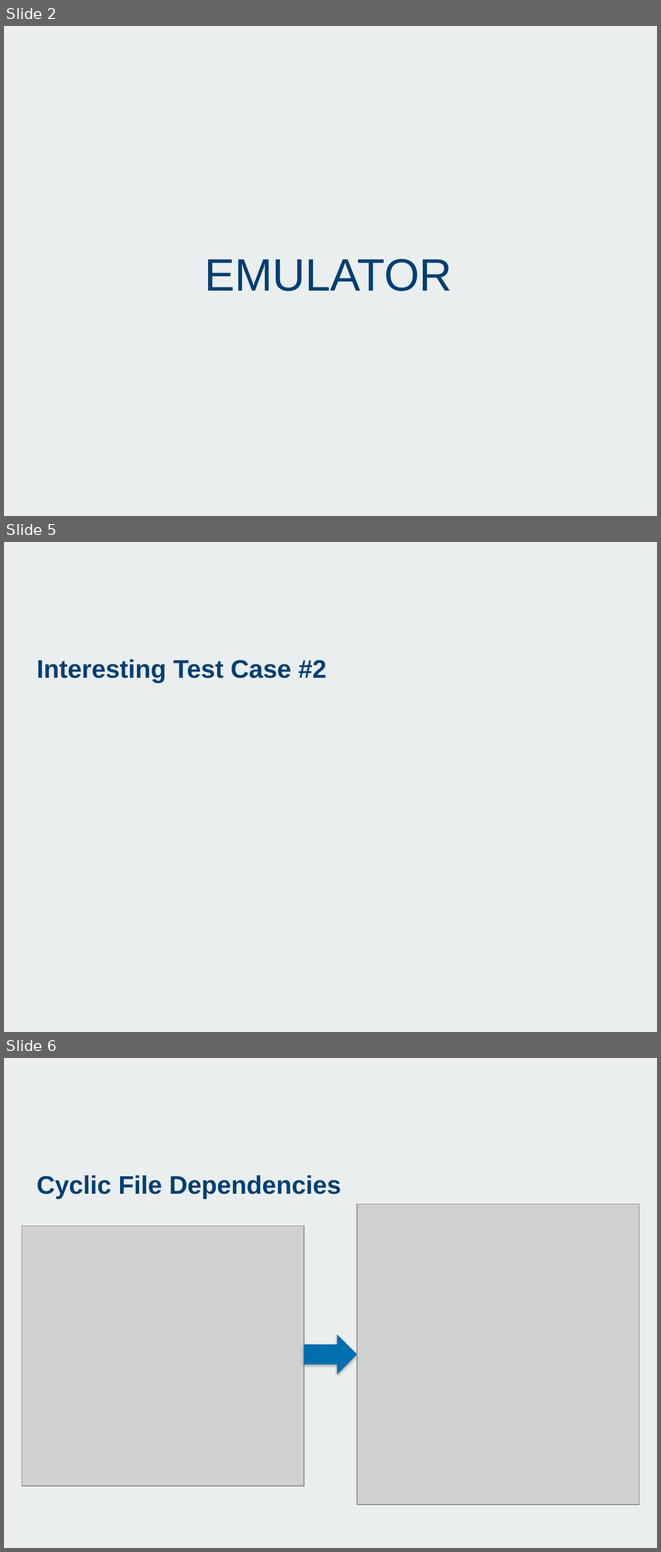
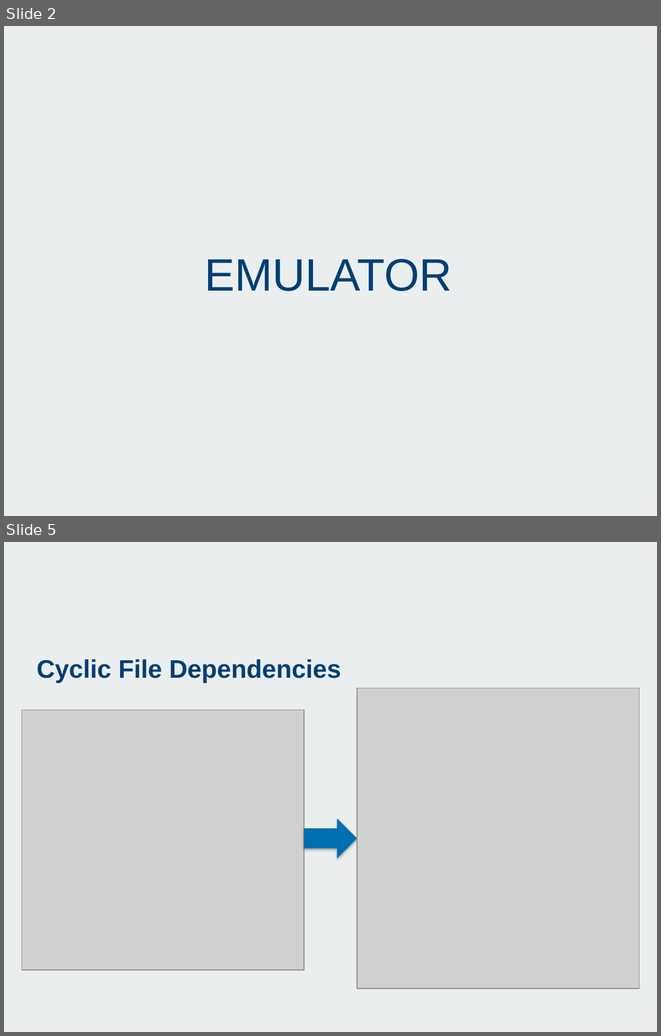
Before and after one commit to SiddhantSingh15/ImpCoin, a slide deck: doc/Group 02.pptx. Shown one above the other, each under a label of ours: slides 2, 5 and 6 before the commit, slides 2 and 5 after it; the slides between them are not shown. The pictures are 661x1552 and 661x1036 pixels, drawn with LibreOffice and Linux fonts; fonts in the diff are those of the drawing; grey boxes stand for pictures; background and template pictures are left out. Boxes give left, top, right and bottom in pixels: in the first picture for what was removed or moved away, otherwise in the second. Text is boxed around its words. In the diff, an @@ line names an element or a change of style, - is before the commit and + after.

```diff
--- a/doc/Group 02.pptx
+++ b/doc/Group 02.pptx
@@ slide 5 removed at <box>4,542,657,1032</box>, background picture (left out) @@
@@ title removed at <box>37,659,326,683</box> @@
-Interesting Test Case #2
@@ what was slide 6 is now slide 5 @@
```
Also in this commit, not shown: 2 slides changed, 6 slides added, 1 other file.
